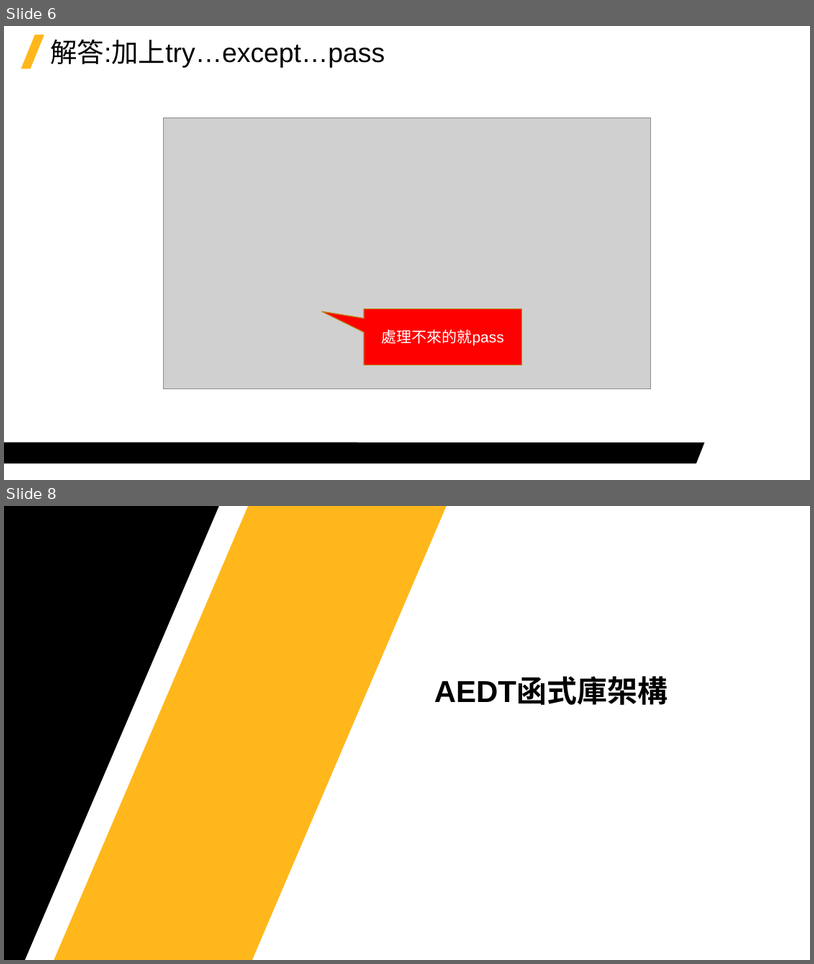
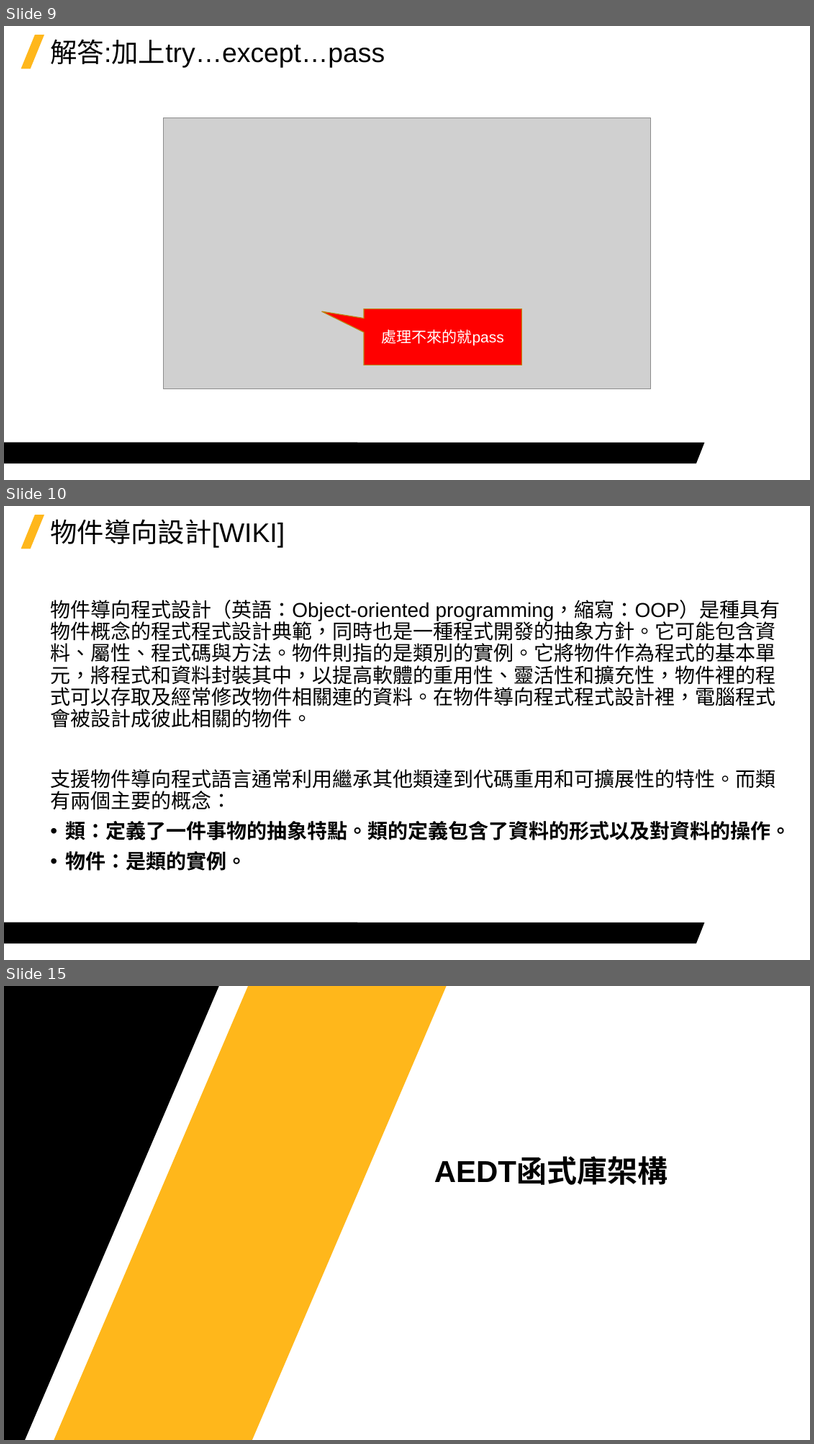
Before and after one commit to Jerrick-cheng/AEDT-Automation-Camp, a slide deck: 上課教材/Week4.pptx. Shown one above the other, each under a label of ours: slides 6 and 8 before the commit, slides 9, 10 and 15 after it; the slides between them are not shown. The pictures are 814x964 and 814x1444 pixels, drawn with LibreOffice and Linux fonts; fonts in the diff are those of the drawing; grey boxes stand for pictures; background and template pictures are left out. Boxes give left, top, right and bottom in pixels: in the first picture for what was removed or moved away, otherwise in the second. Text is boxed around its words. In the diff, an @@ line names an element or a change of style, - is before the commit and + after.

```diff
--- a/上課教材/Week4.pptx
+++ b/上課教材/Week4.pptx
@@ slide 10 added at <box>4,506,810,960</box>, background #FFFFFF; not listed: 2 template elements that a slide beside it also shows @@
@@ title added at <box>50,519,285,548</box>, 32 pt, text #000000 @@
+物件導向設計[WIKI]
@@ text added at <box>50,600,791,870</box>, 24 pt, text #000000 @@
+物件導向程式設計（英語：Object-oriented programming，縮寫：OOP）是種具有物件概念的程式程式設計典範，同時也是一種程式開發的抽象方針。它可能包含資料、屬性、程式碼與方法。物件則指的是類別的實例。它將物件作為程式的基本單元，將程式和資料封裝其中，以提高軟體的重用性、靈活性和擴充性，物件裡的程式可以存取及經常修改物件相關連的資料。在物件導向程式程式設計裡，電腦程式會被設計成彼此相關的物件。
+支援物件導向程式語言通常利用繼承其他類達到代碼重用和可擴展性的特性。而類有兩個主要的概念：
+• 類：定義了一件事物的抽象特點。類的定義包含了資料的形式以及對資料的操作。
+• 物件：是類的實例。
@@ what was slide 6 is now slide 9 @@
@@ what was slide 8 is now slide 15 @@
```
Also in this commit, not shown: 5 slides changed, 6 other slides added, 2 other files.
